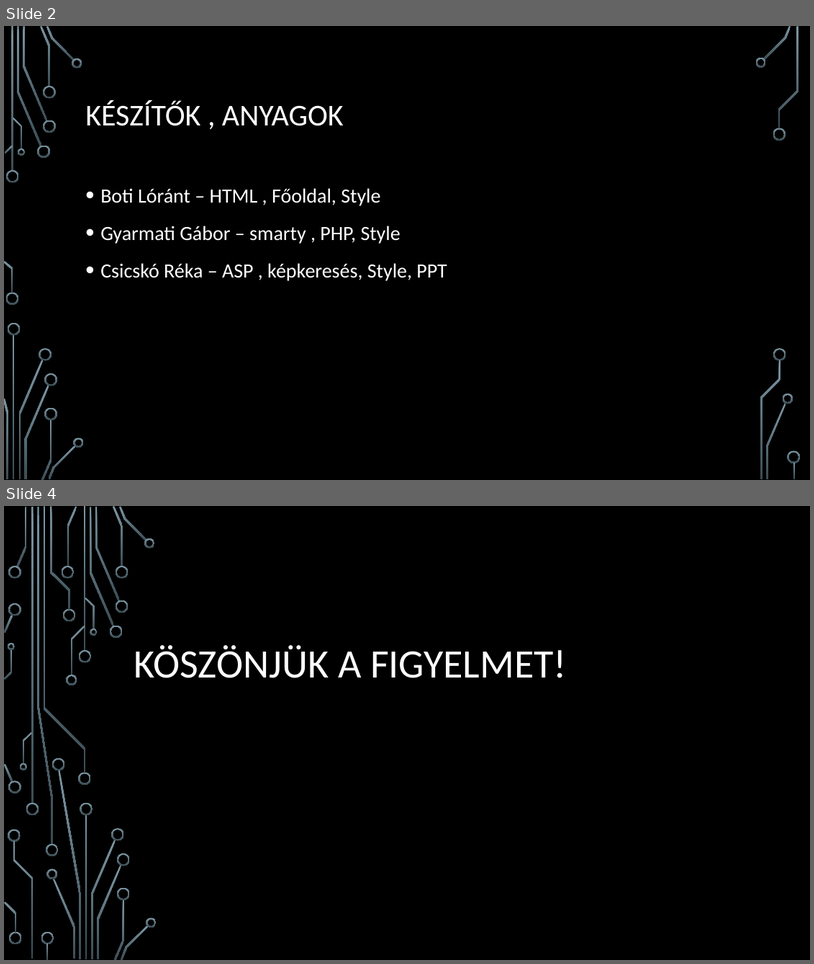
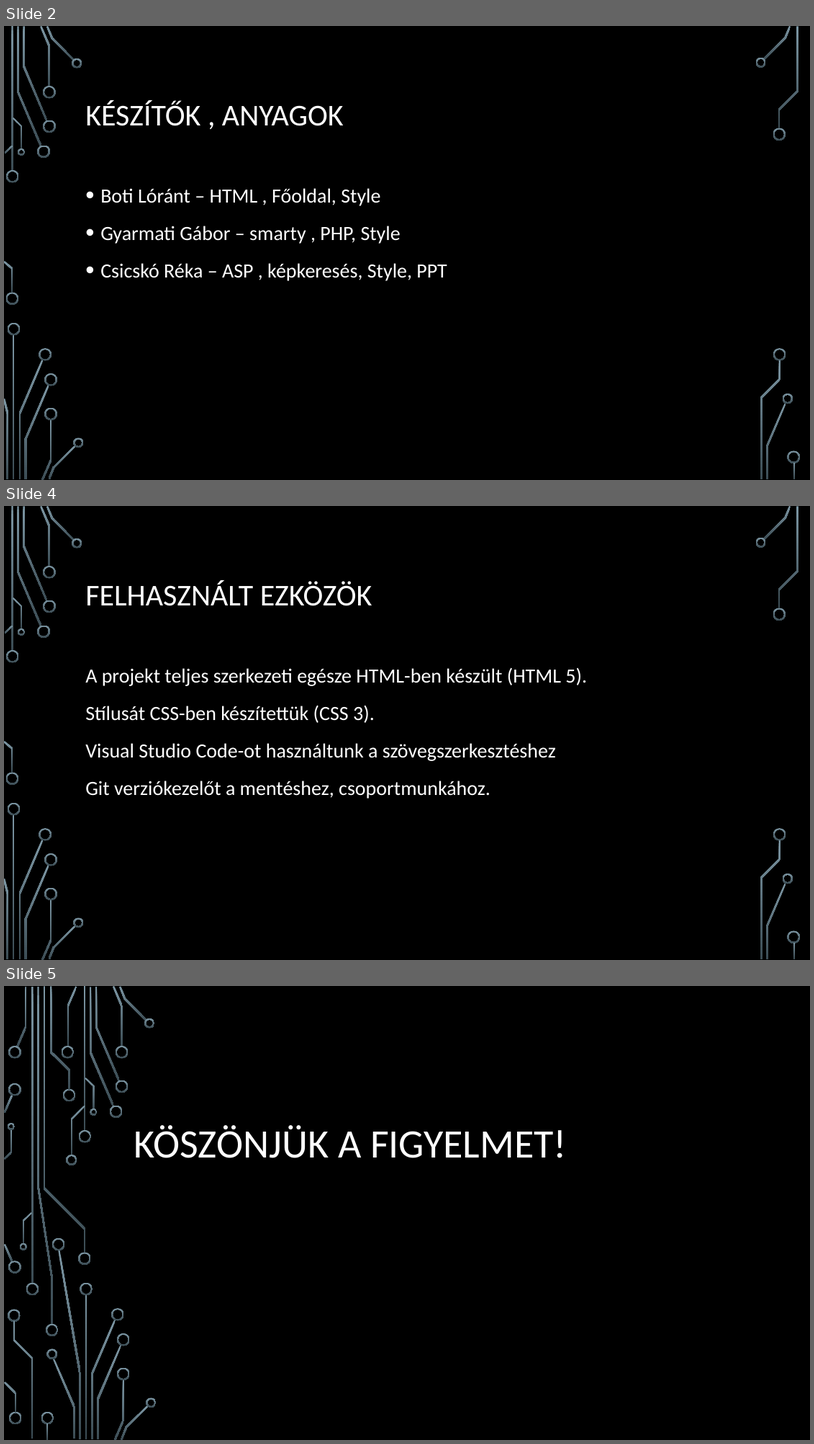
Before and after one commit to Botilori08/IKt-pojektmunka-2, a slide deck: IKT 2.pptx. Shown one above the other, each under a label of ours: slides 2 and 4 before the commit, slides 2, 4 and 5 after it; the slides between them are not shown. The pictures are 814x964 and 814x1444 pixels, drawn with LibreOffice and Linux fonts; fonts in the diff are those of the drawing; background and template pictures are left out. Boxes give left, top, right and bottom in pixels: in the first picture for what was removed or moved away, otherwise in the second. Text is boxed around its words. In the diff, an @@ line names an element or a change of style, - is before the commit and + after.

```diff
--- a/IKT 2.pptx
+++ b/IKT 2.pptx
@@ slide 4 added at box(4, 506, 810, 960), background picture (left out); not listed: 36 template elements that a slide beside it also shows @@
@@ title added at box(85, 580, 373, 606), 36 pt, text #FFFFFF @@
+FELHASZNÁLT EZKÖZÖK
@@ text added at box(85, 667, 587, 798), 24 pt, text #FFFFFF @@
+A projekt teljes szerkezeti egésze HTML-ben készült (HTML 5).
+Stílusát CSS-ben készítettük (CSS 3).
+Visual Studio Code-ot használtunk a szövegszerkesztéshez
+Git verziókezelőt a mentéshez, csoportmunkához.
@@ what was slide 4 is now slide 5 @@
```
Also in this commit, not shown: 1 slide changed.
